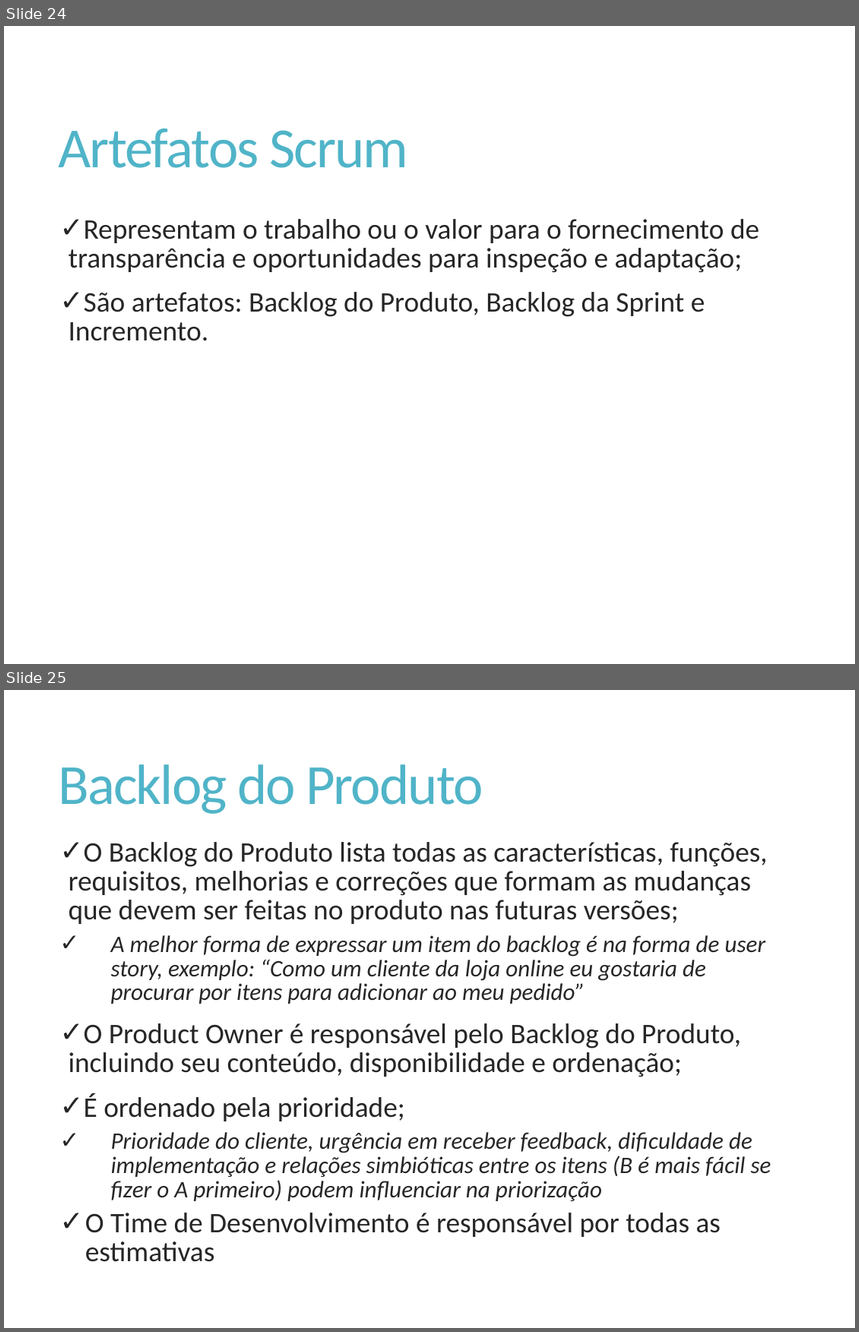
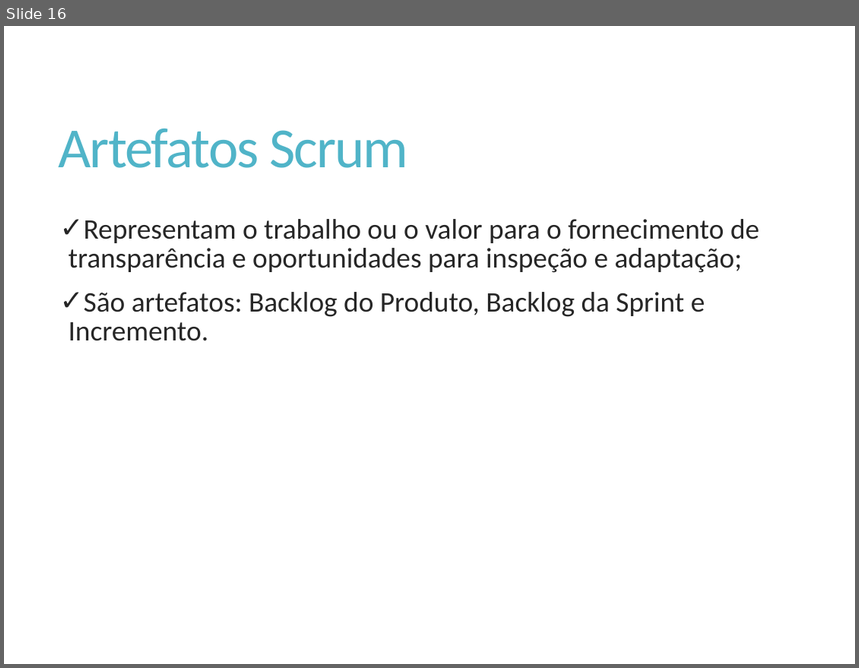
Before and after one commit to Elton-Garbin/TCC-2016, a slide deck: StartIdea/StartIdea.Docs/Apresentacao.pptx. Shown one above the other, each under a label of ours: slides 24 and 25 before the commit, slide 16 after it. The pictures are 859x1332 and 859x668 pixels, drawn with LibreOffice and Linux fonts; fonts in the diff are those of the drawing. Boxes give left, top, right and bottom in pixels: in the first picture for what was removed or moved away, otherwise in the second. Text is boxed around its words. In the diff, an @@ line names an element or a change of style, - is before the commit and + after.

```diff
--- a/StartIdea/StartIdea.Docs/Apresentacao.pptx
+++ b/StartIdea/StartIdea.Docs/Apresentacao.pptx
@@ slide 25 removed at [4, 690, 855, 1328], background #FFFFFF @@
@@ title removed at [59, 764, 484, 814] @@
-Backlog do Produto
@@ text removed at [69, 842, 772, 1262] @@
-✓ O Backlog do Produto lista todas as características, funções, requisitos, melhorias e correções que formam as mudanças que devem ser feitas no produto nas futuras versões;
-    ✓ A melhor forma de expressar um item do backlog é na forma de user story, exemplo: “Como um cliente da loja online eu gostaria de procurar por itens para adicionar ao meu pedido”
-✓ O Product Owner é responsável pelo Backlog do Produto, incluindo seu conteúdo, disponibilidade e ordenação;
-✓ É ordenado pela prioridade;
-    ✓ Prioridade do cliente, urgência em receber feedback, dificuldade de implementação e relações simbióticas entre os itens (B é mais fácil se fizer o A primeiro) podem influenciar na priorização
-  ✓ O Time de Desenvolvimento é responsável por todas as estimativas
@@ what was slide 24 is now slide 16 @@
```
Also in this commit, not shown: 2 slides changed, 14 other slides removed.
